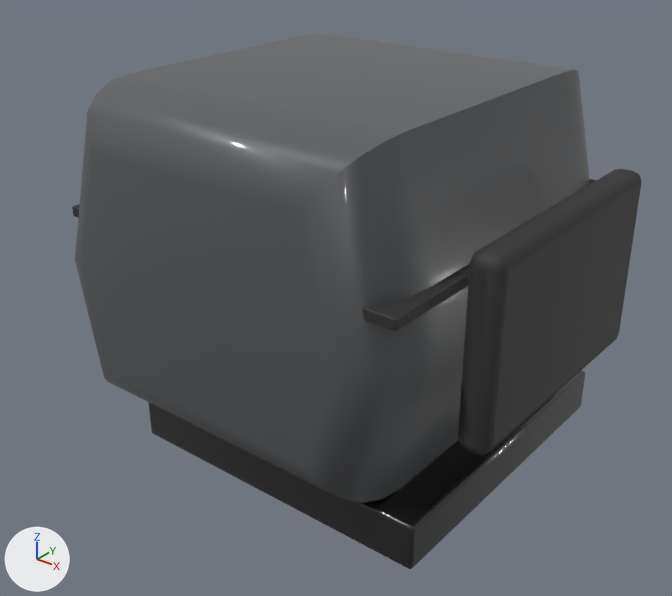
A saved change to the glTF model Data/BikesV2/common/top_box/shell_top.glb.
Camera for both pictures: a camera (50 mm lens) standing at (0.407, -0.62, 1.171) and looking at (-0.077, -0.014, 0.796). Arrows for +X, +Y and +Z are at lower left; the lights stay in place. The first picture is the older version. Vertices at exactly the same position are counted once.

The first picture shows 'top_box_shell_top'.
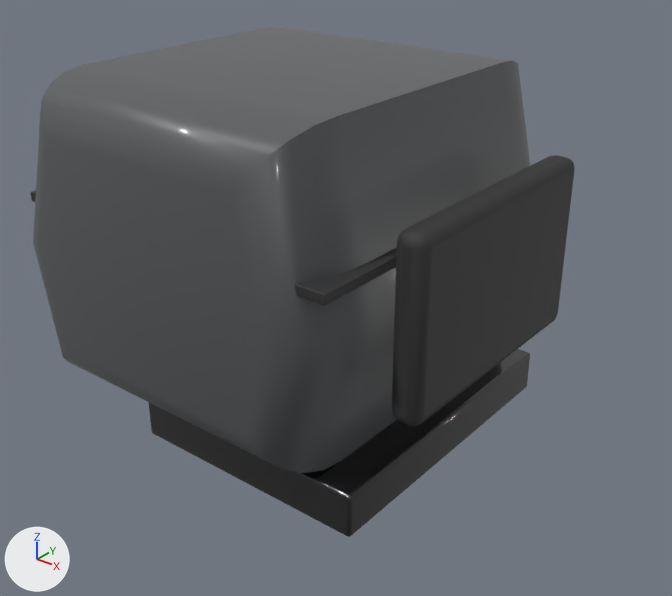
What changed in the scene script:
```text
Change me_top_box_shell_top:
    used by ob_top_box_shell_top; location = (0.0, 0.0, 0.0)
    remove me_top_box_shell_top.from_pydata(...)  # 664 vertices, 1276 faces; spans x -0.264..0.145, y -0.188..0.188, z 0.668..1.001
    add me_top_box_shell_top.from_pydata(...)  # 664 vertices, 1276 faces; spans x -0.324..0.085, y -0.188..0.188, z 0.668..1.001
    me_top_box_shell_top part 1: the loose piece of 72 vertices spanning x -0.26..0.1, y -0.188..0.188, z 0.71..1.001 is moved by (-0.06, 0.0, 0.0)
    me_top_box_shell_top part 2: the loose piece of 96 vertices spanning x -0.24..0.1, y -0.173..0.173, z 0.885..0.894 is moved by (-0.06, 0.0, 0.0)
    me_top_box_shell_top part 3: the loose piece of 96 vertices spanning x 0.117..0.145, y -0.12..0.12, z 0.77..0.93 is moved by (-0.06, 0.0, 0.0)
    me_top_box_shell_top part 4: all 48 vertices in x 0.102..0.105, y -0.15..0.15, z 0.668..0.71 are moved by (-0.06, 0.0, 0.0)
    other edits to the shape of me_top_box_shell_top do not show in these pictures
```

Where the change shows, as pixel boxes (x1, y1, x2, y2) in the pictures (672 x 596 px; the box of a moved part takes in the faces that stretch with it):
'top_box_shell_top', reshaped: before (72, 33, 641, 569); after (30, 27, 575, 537)
part 1 of me_top_box_shell_top, moved or reshaped: before (75, 34, 590, 503); after (33, 27, 530, 473)
part 2 of me_top_box_shell_top, moved or reshaped: before (72, 179, 596, 331); after (30, 190, 397, 306)
part 3 of me_top_box_shell_top, moved or reshaped: before (458, 169, 641, 455); after (392, 155, 575, 426)
part 4 of me_top_box_shell_top, moved or reshaped: before (149, 370, 585, 569); after (149, 349, 530, 537)
